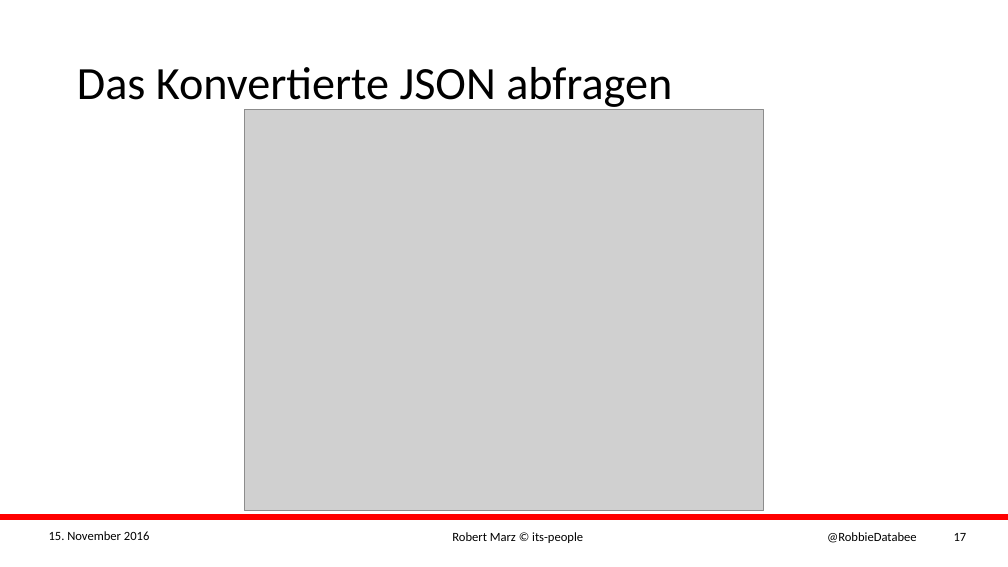
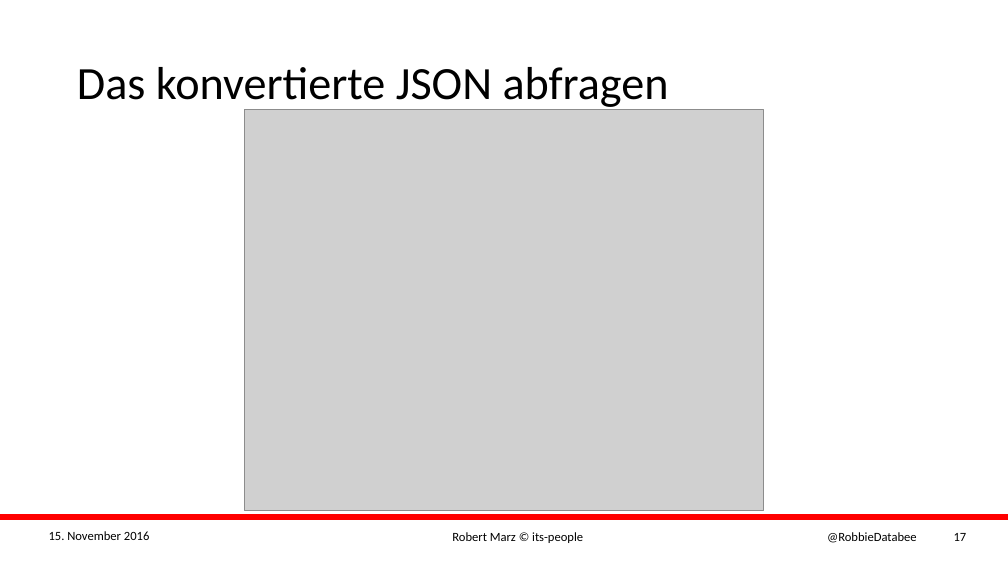
Before and after one commit to its-people/csv-json_table, a slide deck: slide 17 of 2016 DOAG K+A - Robert Marz - CSV mit reinem SQL und der Magie von JSON_TABLE einlesen.pptx. Drawn at 1008x567 pixels with LibreOffice and Linux fonts; fonts in the diff are those of the drawing; grey boxes stand for pictures; background and template pictures are left out. Boxes give left, top, right and bottom in pixels: in the first picture for what was removed or moved away, otherwise in the second. Text is boxed around its words. In the diff, an @@ line names an element or a change of style, - is before the commit and + after.

```diff
--- a/2016 DOAG K+A - Robert Marz - CSV mit reinem SQL und der Magie von JSON_TABLE einlesen.pptx
+++ b/2016 DOAG K+A - Robert Marz - CSV mit reinem SQL und der Magie von JSON_TABLE einlesen.pptx
@@ title at (x1=77, y1=67, x2=669, y2=111): text changed @@
-Das Konvertierte JSON abfragen
+Das konvertierte JSON abfragen
```
Also in this commit, not shown: 4 other slides changed, 1 slide added, 2 other files.
